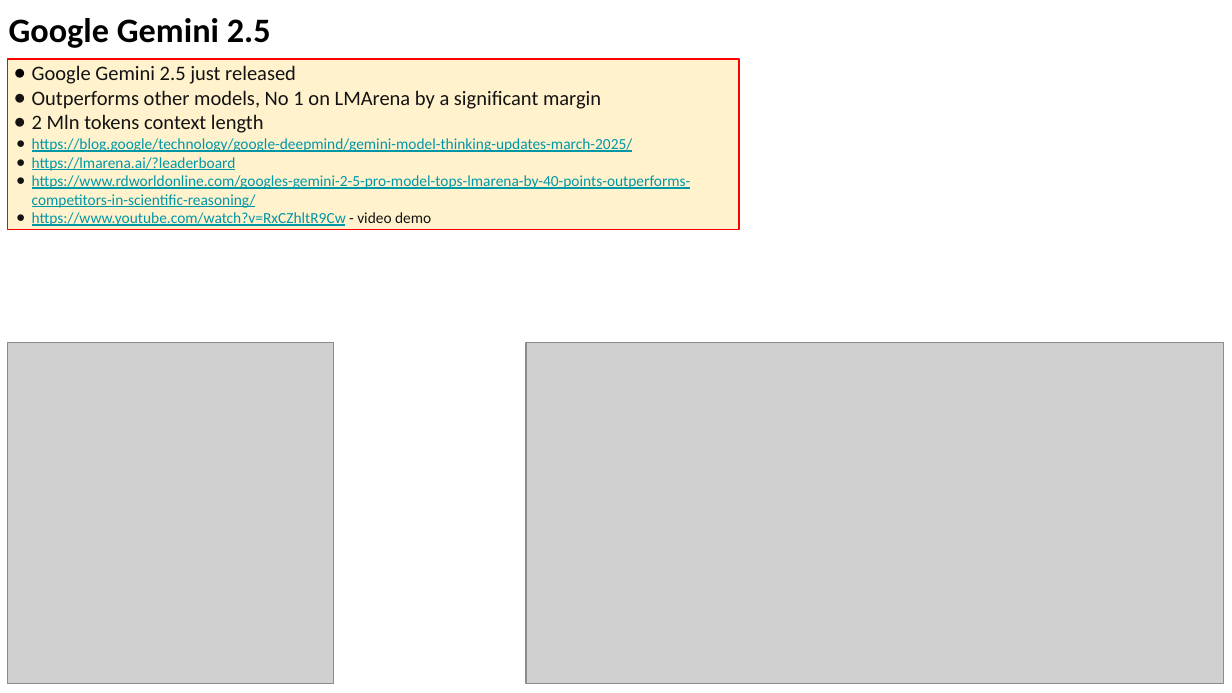
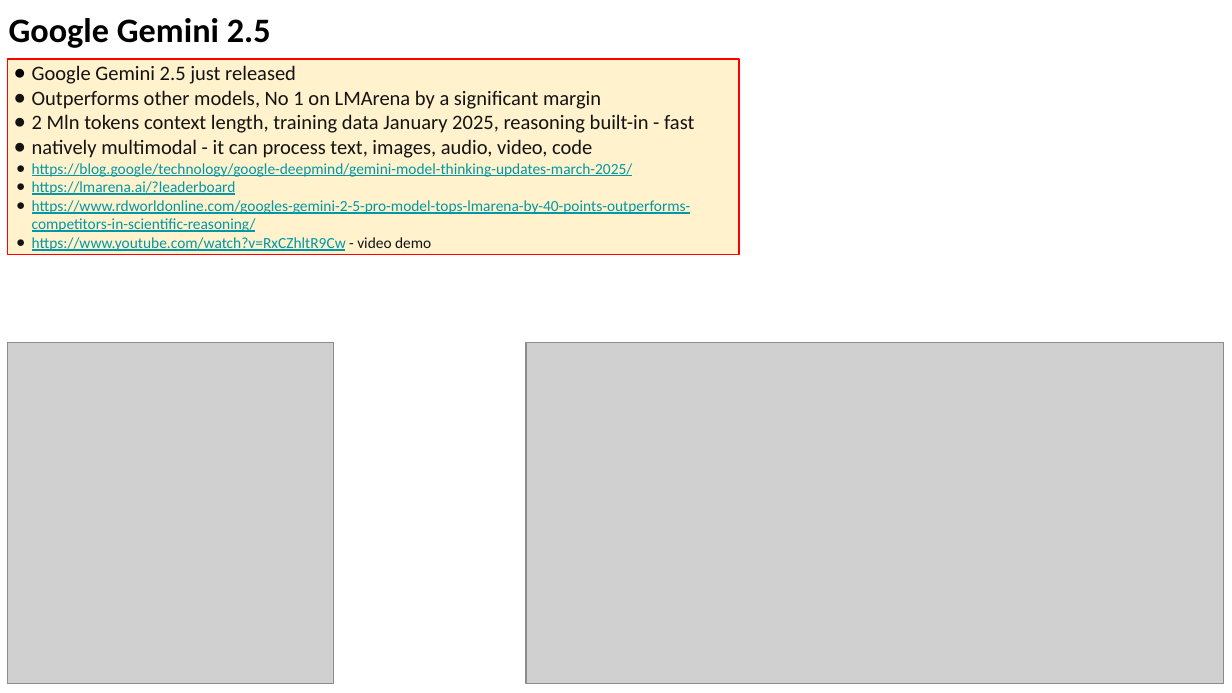
Before and after one commit to lselector/seminar, a slide deck: slide 2 of 2025/2025-03-28-AI-Updates.pptx. Drawn at 1232x693 pixels with LibreOffice and Linux fonts; fonts in the diff are those of the drawing; grey boxes stand for pictures. Boxes give left, top, right and bottom in pixels: in the first picture for what was removed or moved away, otherwise in the second. Text is boxed around its words. In the diff, an @@ line names an element or a change of style, - is before the commit and + after.

```diff
--- a/2025/2025-03-28-AI-Updates.pptx
+++ b/2025/2025-03-28-AI-Updates.pptx
@@ rectangle "Google Gemini 2.5 just released": place and size @@
-rectangle "Google Gemini 2.5 just released" at [7,59,739,229]
+rectangle "Google Gemini 2.5 just released" at [7,59,739,255]
@@ text in rectangle at [32,114,694,158]: text changed @@
-● 2 Mln tokens context length
+● 2 Mln tokens context length, training data January 2025, reasoning built-in - fast
+● natively multimodal - it can process text, images, audio, video, code
```
Also in this commit, not shown: 5 other slides changed, 1 slide added.
